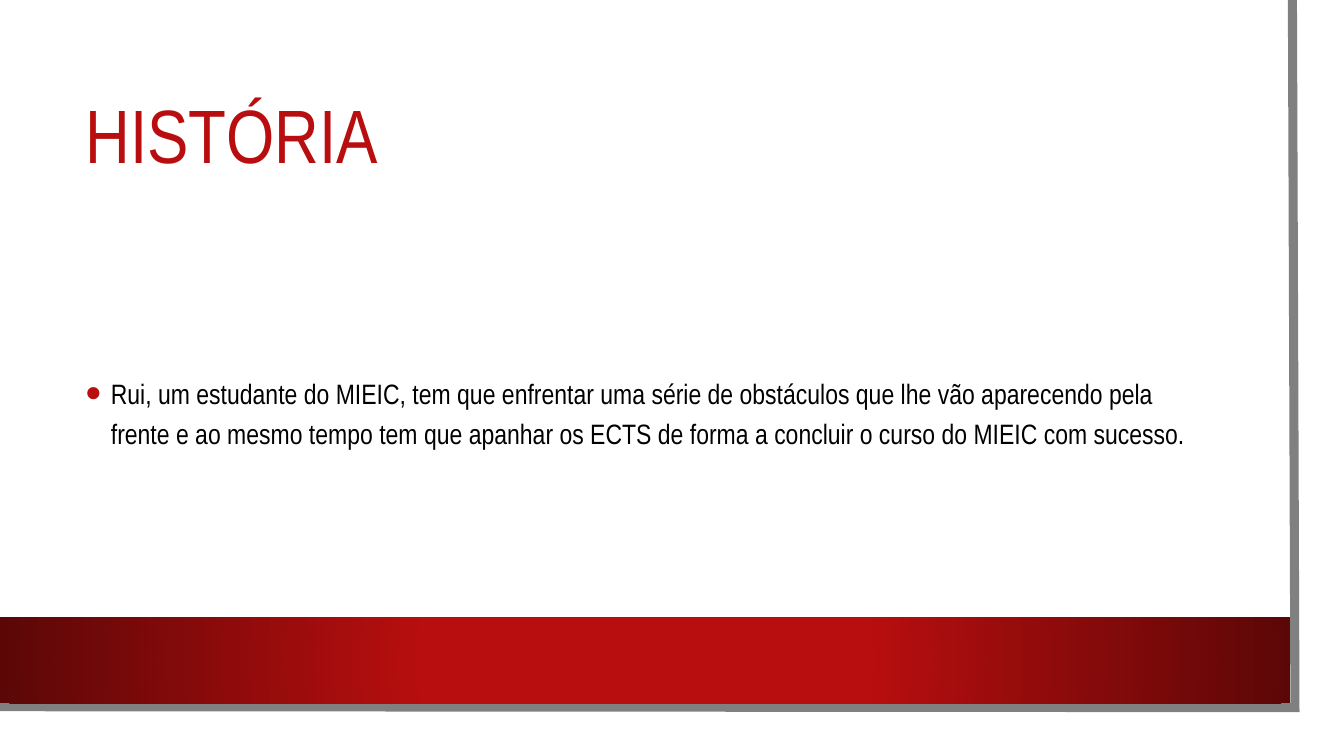
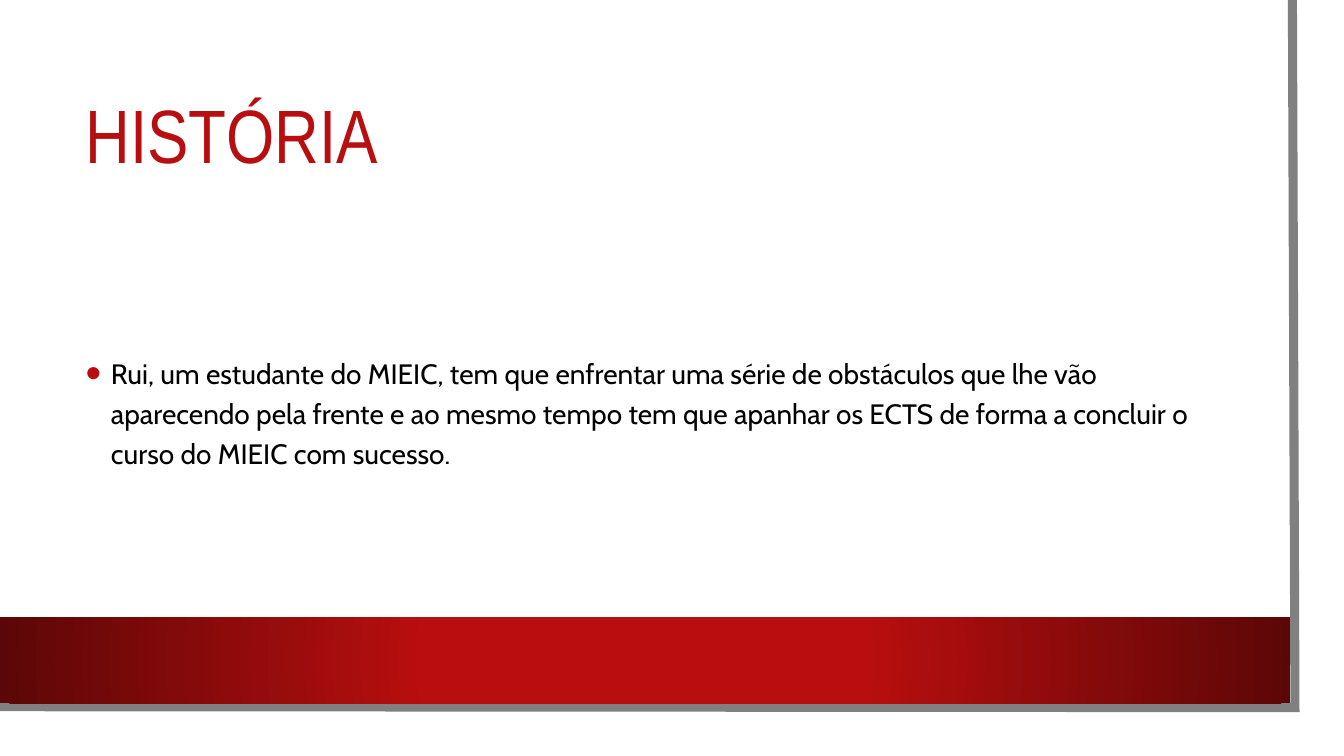
Before and after one commit to PedroRomanoBarbosa/DJCO, a slide deck: slide 3 of Documentos/Apresentacao.pptx. Drawn at 1344x756 pixels with LibreOffice and Linux fonts; fonts in the diff are those of the drawing; background and template pictures are left out. Boxes give left, top, right and bottom in pixels: in the first picture for what was removed or moved away, otherwise in the second. Text is boxed around its words. In the diff, an @@ line names an element or a change of style, - is before the commit and + after.

```diff
--- a/Documentos/Apresentacao.pptx
+++ b/Documentos/Apresentacao.pptx
@@ text "Rui, um estudante do MIEIC, ..." at bbox=[111, 363, 1187, 465]: font Arial Narrow to Cabin @@
```
Also in this commit, not shown: 12 other slides changed, 2 slides added.
